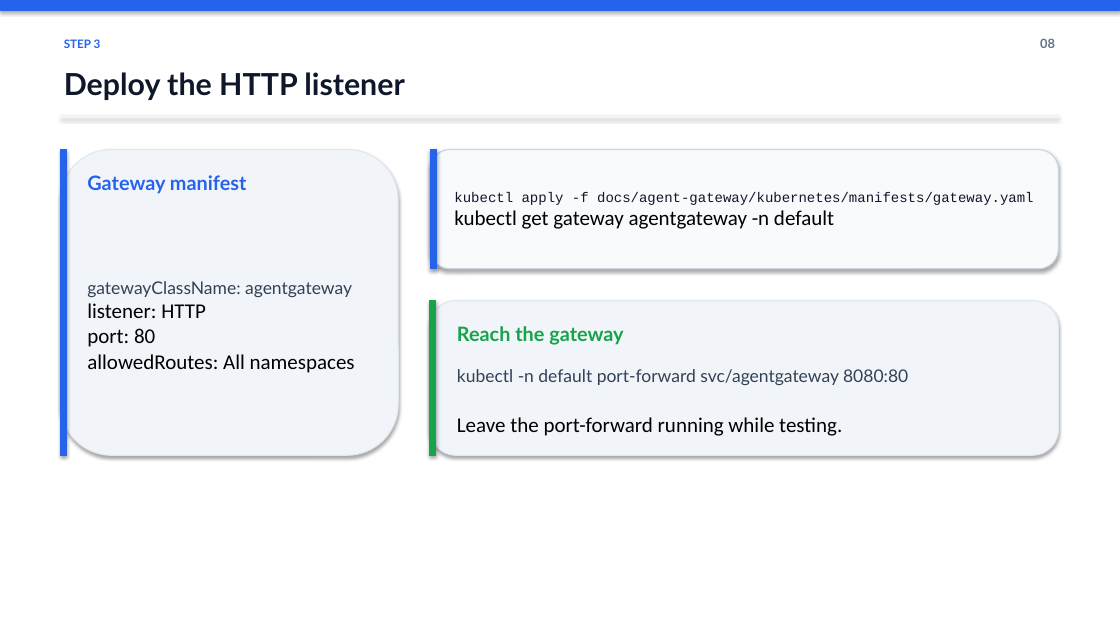
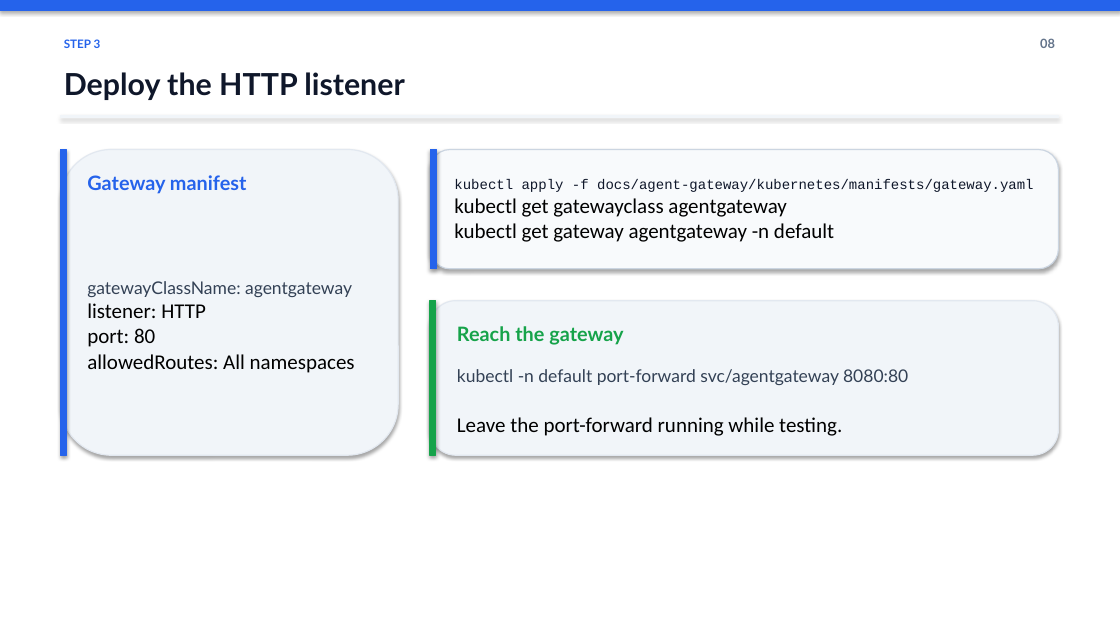
Before and after one commit to mohamedlotfy95/Elsherif-Agentgateway-Labs, a slide deck: slide 8 of docs/presentation/Agentgateway_LLM_Routing_Workshop.pptx. Drawn at 1120x630 pixels with LibreOffice and Linux fonts; fonts in the diff are those of the drawing. Boxes give left, top, right and bottom in pixels: in the first picture for what was removed or moved away, otherwise in the second. Text is boxed around its words. In the diff, an @@ line names an element or a change of style, - is before the commit and + after.

Commit message:
docs: Update Agentgateway_LLM_Routing_Workshop.pptx with new content and improvements

```diff
--- a/docs/presentation/Agentgateway_LLM_Routing_Workshop.pptx
+++ b/docs/presentation/Agentgateway_LLM_Routing_Workshop.pptx
@@ text at box(454, 179, 1034, 242): text changed; size 12 to 18 pt; font Courier New to Calibri; text colour #0F172A to #000000 @@
-kubectl apply -f docs/agent-gateway/kubernetes/manifests/gateway.yaml
-kubectl get gateway agentgateway -n default
+kubectl apply -f docs/agent-gateway/kubernetes/manifests/gateway.yaml
+kubectl get gatewayclass agentgateway
+kubectl get gateway agentgateway -n default
```
Also in this commit, not shown: 10 other slides changed.
